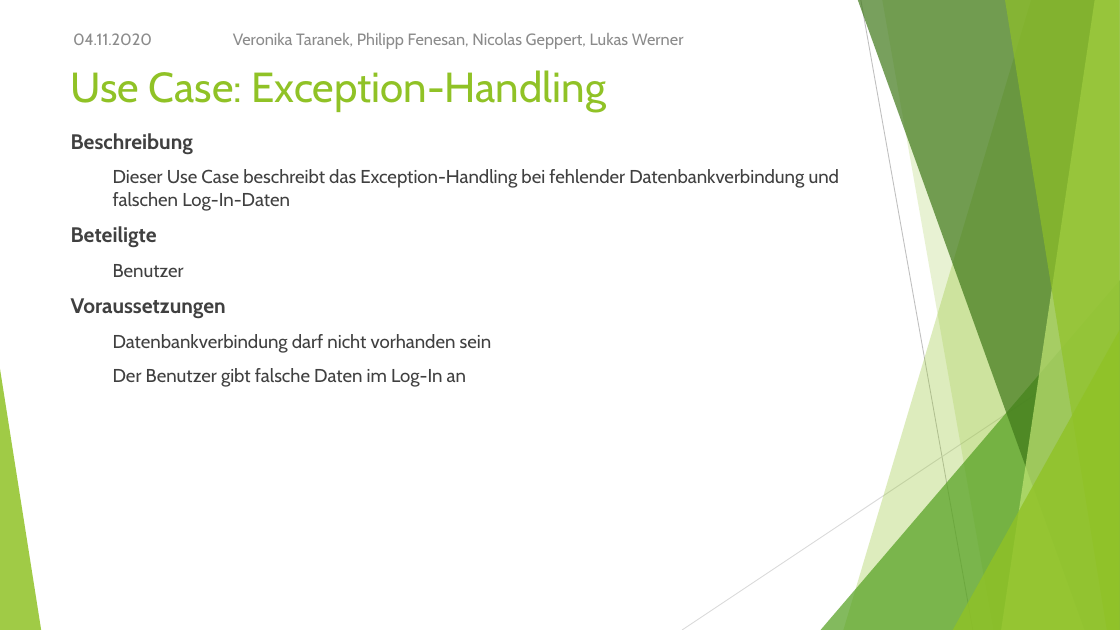
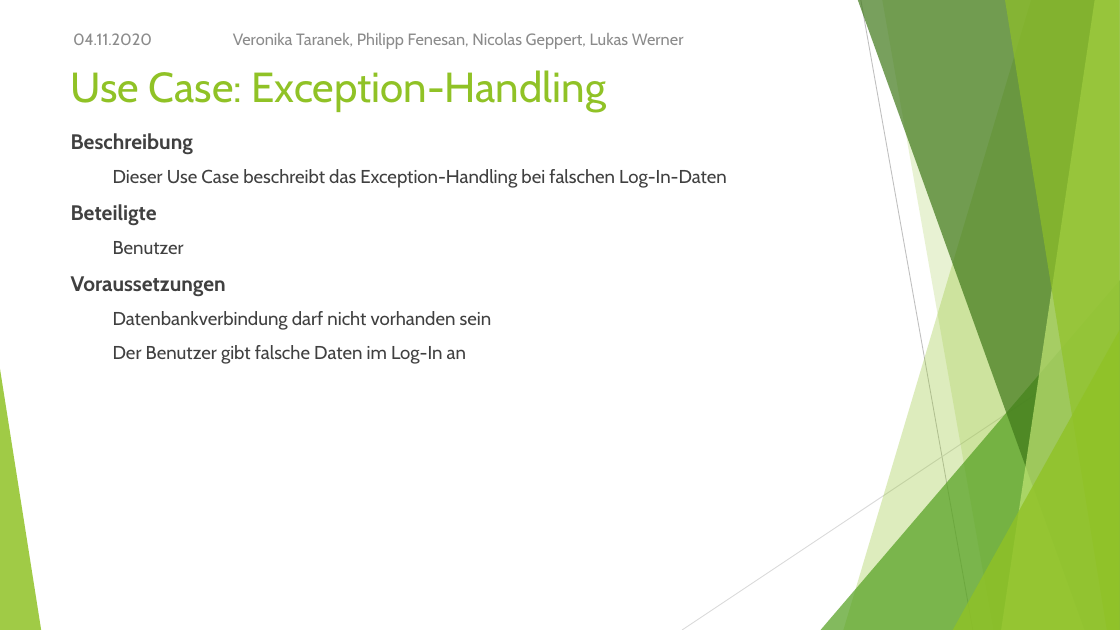
Before and after one commit to NicoGep/Programming_Project, a slide deck: slide 14 of presentation/wanderoo – Gruppe 3.pptx (slide 20 before the commit). Drawn at 1120x630 pixels with LibreOffice and Linux fonts; fonts in the diff are those of the drawing. Boxes give left, top, right and bottom in pixels: in the first picture for what was removed or moved away, otherwise in the second. Text is boxed around its words. In the diff, an @@ line names an element or a change of style, - is before the commit and + after.

```diff
--- a/presentation/wanderoo – Gruppe 3.pptx
+++ b/presentation/wanderoo – Gruppe 3.pptx
@@ text at <box>113,169,727,188</box>: text changed @@
-  Dieser Use Case beschreibt das Exception-Handling bei fehlender Datenbankverbindung und falschen Log-In-Daten
+  Dieser Use Case beschreibt das Exception-Handling bei falschen Log-In-Daten
```
Also in this commit, not shown: 1 other slide changed.
